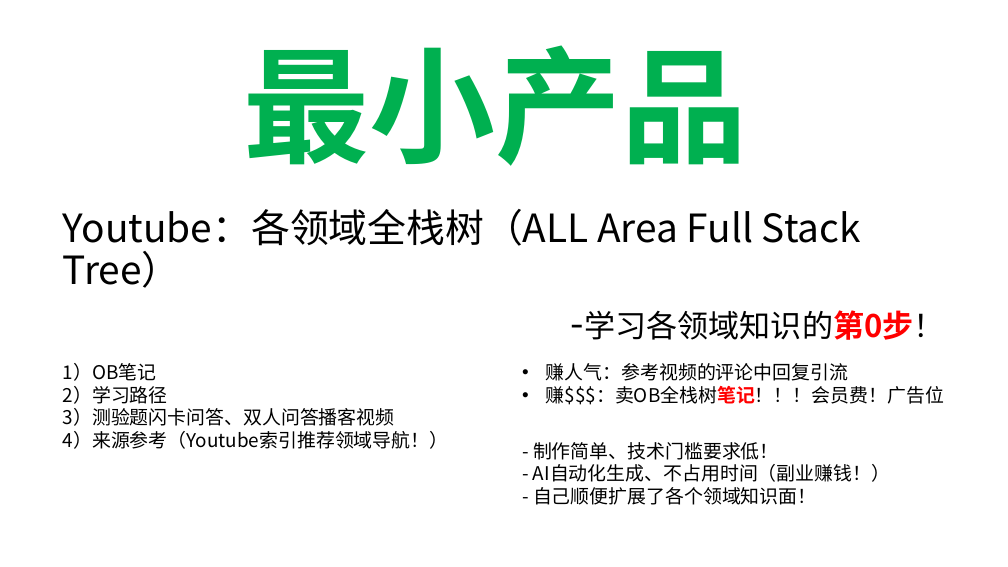
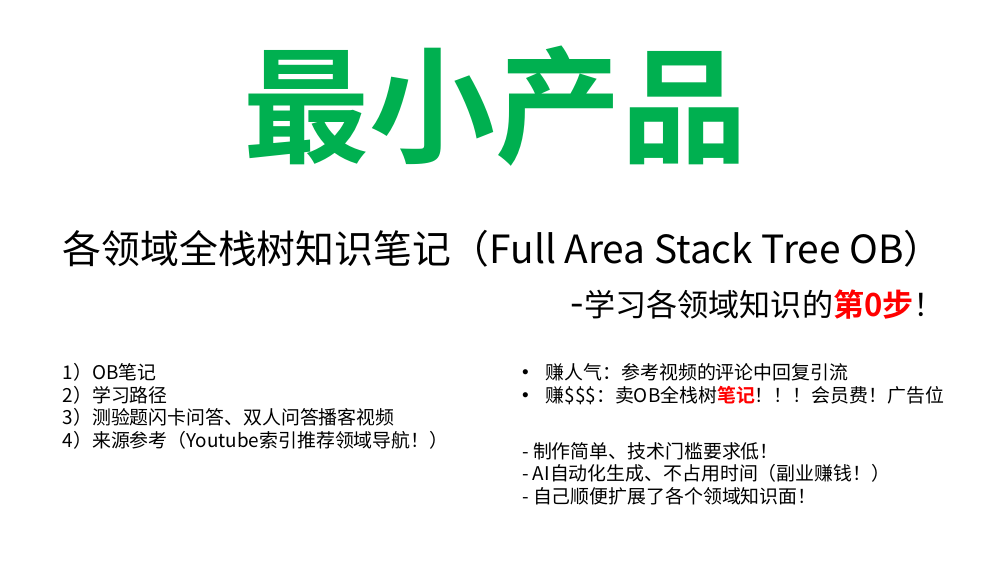
Before and after one commit to aistudybar/ob-OnePersonCompany, a slide deck: slide 13 of _attachment/一人公司（OPC）.pptx (slide 12 before the commit). Drawn at 1008x567 pixels with LibreOffice and Linux fonts; fonts in the diff are those of the drawing. Boxes give left, top, right and bottom in pixels: in the first picture for what was removed or moved away, otherwise in the second. Text is boxed around its words. In the diff, an @@ line names an element or a change of style, - is before the commit and + after.

```diff
--- a/_attachment/一人公司（OPC）.pptx
+++ b/_attachment/一人公司（OPC）.pptx
@@ subtitle at (63,230,942,267): text changed @@
-Youtube：各领域全栈树（ALL Area Full Stack Tree）
+各领域全栈树知识笔记（Full Area Stack Tree OB）
```
Also in this commit, not shown: 1 other slide changed, 1 slide added, 8 other files.
